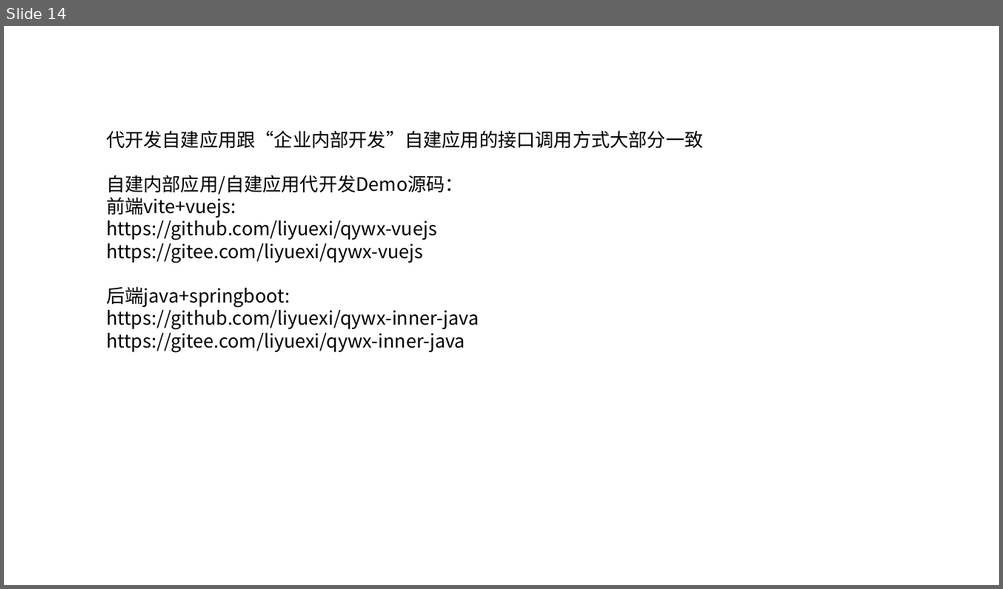
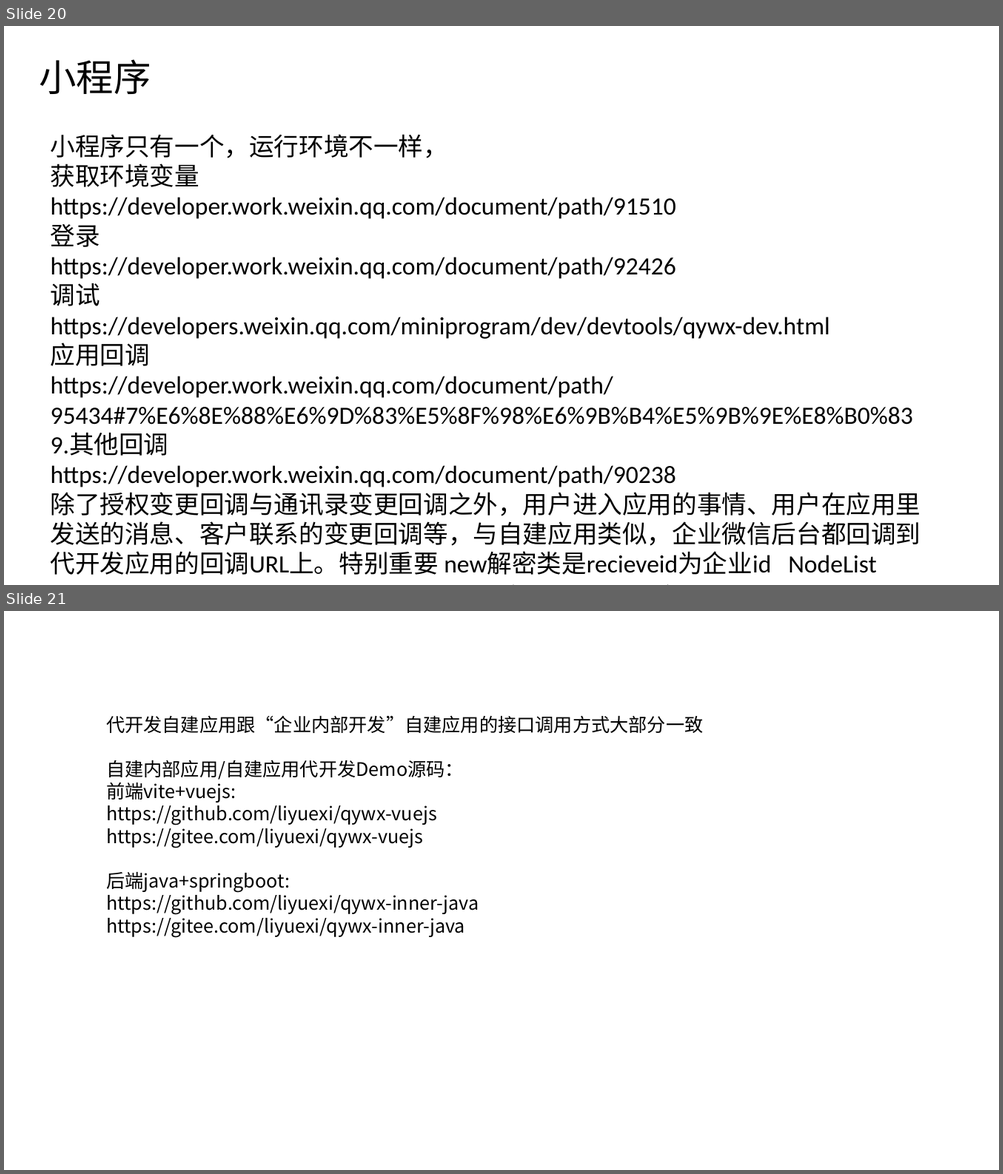
Before and after one commit to liyuexi/qywx-inner-java, a slide deck: 企业微信开发自建应用代开发篇.pptx. Shown one above the other, each under a label of ours: slide 14 before the commit, slides 20 and 21 after it. The pictures are 1003x589 and 1003x1174 pixels, drawn with LibreOffice and Linux fonts; fonts in the diff are those of the drawing. Boxes give left, top, right and bottom in pixels: in the first picture for what was removed or moved away, otherwise in the second. Text is boxed around its words. In the diff, an @@ line names an element or a change of style, - is before the commit and + after.

Commit message:
自建应用代开发小程序教程ppt

```diff
--- a/企业微信开发自建应用代开发篇.pptx
+++ b/企业微信开发自建应用代开发篇.pptx
@@ slide 20 added at (x1=4, y1=26, x2=999, y2=585), background #FFFFFF @@
@@ title added at (x1=39, y1=59, x2=151, y2=94), 36 pt, text #000000 @@
+小程序
@@ text added at (x1=51, y1=134, x2=921, y2=575), 24 pt, text #000000 @@
+小程序只有一个，运行环境不一样，
+获取环境变量
+https://developer.work.weixin.qq.com/document/path/91510
+登录
+https://developer.work.weixin.qq.com/document/path/92426
+调试
+https://developers.weixin.qq.com/miniprogram/dev/devtools/qywx-dev.html
+应用回调
+https://developer.work.weixin.qq.com/document/path/95434#7%E6%8E%88%E6%9D%83%E5%8F%98%E6%9B%B4%E5%9B%9E%E8%B0%83
+9.其他回调
+https://developer.work.weixin.qq.com/document/path/90238
+除了授权变更回调与通讯录变更回调之外，用户进入应用的事情、用户在应用里发送的消息、客户联系的变更回调等，与自建应用类似，企业微信后台都回调到代开发应用的回调URL上。特别重要 new解密类是recieveid为企业id NodeList infoTypeNode = root.getElementsByTagName("ToUserName");
+corpId = infoTypeNode.item(0).getTextContent();
@@ what was slide 14 is now slide 21 @@
```
Also in this commit, not shown: 2 slides changed, 6 other slides added.
